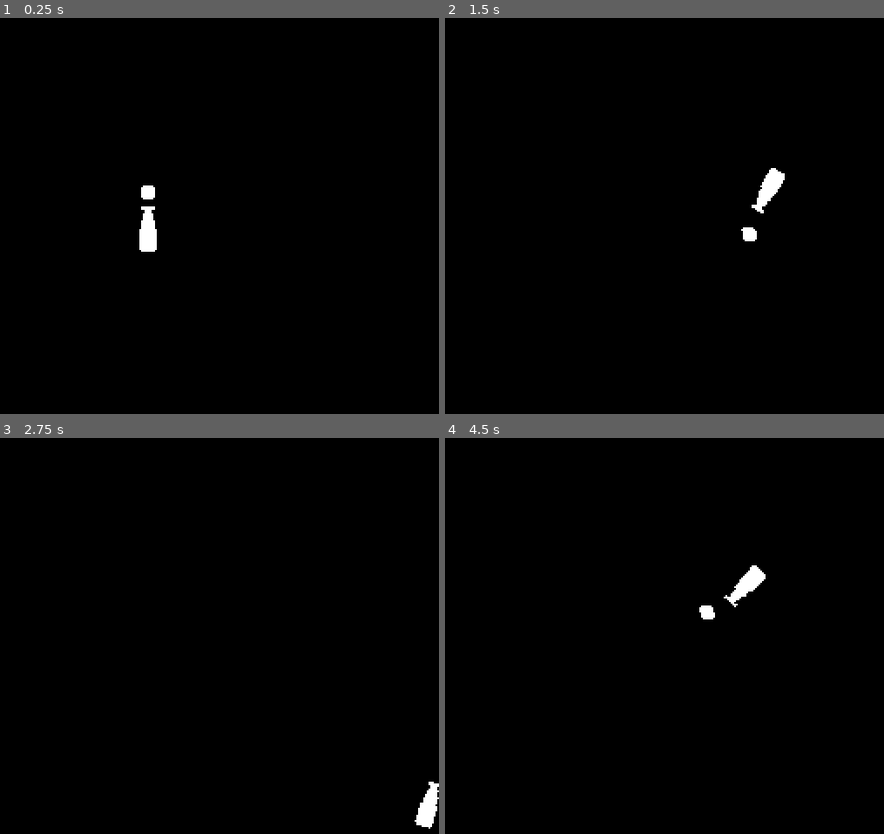
Above: before the commit, frames 1-4 (two rows, left to right).
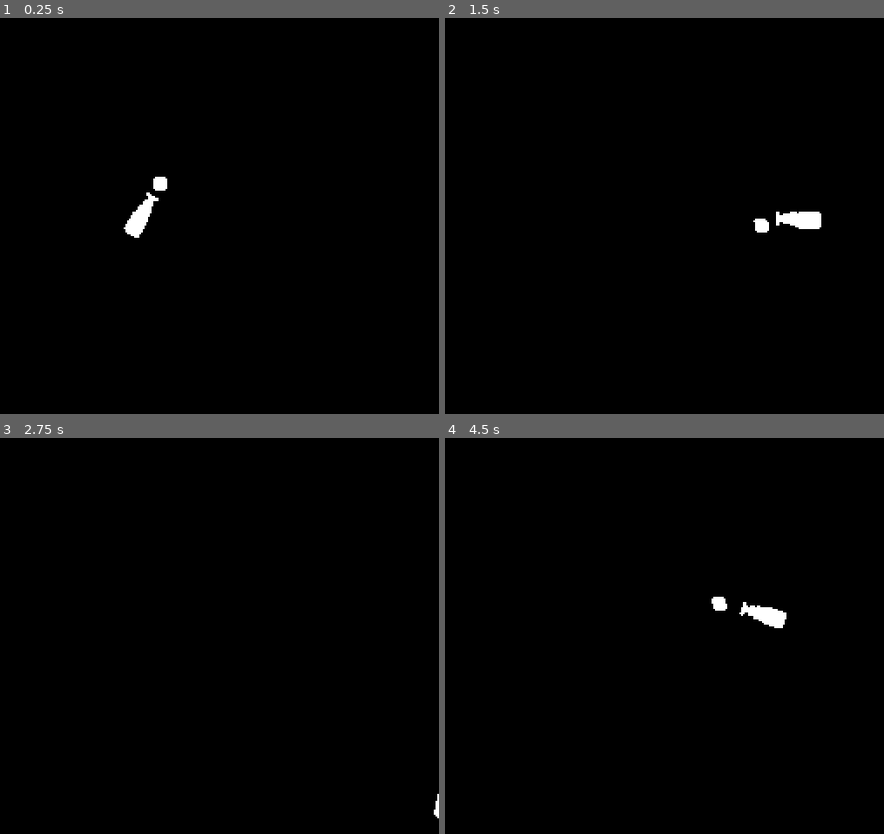
Above: after the commit, the same moments.

Repository: deltea/jumbotron
Game: Godot game, scene res://rooms/main.tscn
Two runs of this game, one before a commit and one after it. Both use one fixed random seed, a clock stepped at 60 frames per second and the inputs below.
Inputs (mouse positions are in pixels of both pictures, inside the frame that each line leads up to):
- Up to frame 1 (0.25 s): no input
- Up to frame 2 (1.5 s): move the mouse to (725, 156) at 0.52 s; hold D (right) 0.53-1.28 s; click (725, 156) at 0.6 s; move the mouse to (493, 212) at 1.27 s; hold S (down) from 1.28 s (still down); click (493, 212) at 1.35 s
- Up to frame 3 (2.75 s): move the mouse to (215, 481) at 2.02 s; release S (down) at 2.03 s; hold D (right) from 2.03 s (still down); click (215, 481) at 2.1 s
- Up to frame 4 (4.5 s): move the mouse to (576, 715) at 2.77 s; release D (right) at 2.78 s; hold W (up) 2.78-3.53 s; click (576, 715) at 2.85 s; tap Enter at 3.5 s; move the mouse to (774, 687) at 3.52 s; hold A (left) from 3.53 s (still down); click (774, 687) at 3.6 s; move the mouse to (outside the picture) at 4.27 s; click (outside the picture) at 4.35 s

The runs differ from the first frame. In frame 1, 0.7% of the frame differs, in the area x 28-39%, y 40-60%; in frame 2, 1.0%, in the area x 67-86%, y 37-57%; in frame 3, 0.4%; in frame 4, 1.0%.

Commit message:
move dynamics updating to normal process cuz im a dumass

Diff:
--- a/rooms/main.tscn
+++ b/rooms/main.tscn
@@ -5,4 +5,5 @@
 [node name="Main" type="Node2D" unique_id=2109999298]
 
 [node name="Player" parent="." unique_id=52043050 instance=ExtResource("1_x4obk")]
-position = Vector2(153, 165)
+
+[node name="Camera" type="Camera2D" parent="." unique_id=1011716180]
--- a/scenes/player.gd
+++ b/scenes/player.gd
@@ -8,23 +8,25 @@
 
 @onready var sprite: Sprite2D = $Sprite2D
 @onready var bat: Node2D = $Bat
+@onready var bat_sprite: Sprite2D = $Bat/Sprite2D
 
 @onready var bat_pos_dynamics: DynamicsSolverVector = Dynamics.create_dynamics_vector(8, 1, 2)
-@onready var bat_rot_dynamics: DynamicsSolver = Dynamics.create_dynamics(8, 1, 2)
+@onready var bat_rot_dynamics: DynamicsSolver = Dynamics.create_dynamics(4, 0.4, 2)
 
 var target_bat_rot = bat_rot_offset
 
 func _ready() -> void:
-	bat_pos_dynamics.set_value(position)
+	print(bat_rot_dynamics.f, bat_rot_dynamics.z, bat_rot_dynamics.r)
+
+func _process(dt: float) -> void:
+	var mouse_angle = get_angle_to(get_global_mouse_position()) + PI/2
+	bat.position = bat_pos_dynamics.update(global_position)
+	bat.rotation = mouse_angle + bat_rot_dynamics.update(deg_to_rad(target_bat_rot))
 
 func _physics_process(dt: float) -> void:
 	var input = Input.get_vector("left", "right", "up", "down")
 	velocity = input.normalized() * move_speed
 	sprite.rotation_degrees = sin(Clock.time * walk_tilt_speed * dt) * walk_tilt if input else 0.0
-
-	var mouse_angle = get_angle_to(get_global_mouse_position()) + PI/2
-	bat.position = bat_pos_dynamics.update(global_position)
-	bat.rotation = mouse_angle + bat_rot_dynamics.update(deg_to_rad(target_bat_rot))
 
 	if Input.is_action_just_pressed("lmb"):
 		swing_bat()
